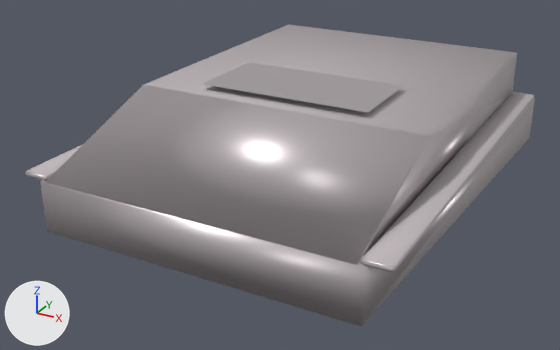
Renders of the glTF model prototype/assets/models/hulls/plate_scout_meridian.glb from each side of a commit.
The view is the same before and after, from a 50 mm lens placed at (3.3, -6.68, 2.78), pointed at (-0.2, -0.32, -0.4). The lights are fixed; the arrows at lower left show +X, +Y and +Z. The picture after the commit comes second. Vertices at exactly the same position are counted once.

Names of what the first picture shows: 'plate_scout_meridian'.
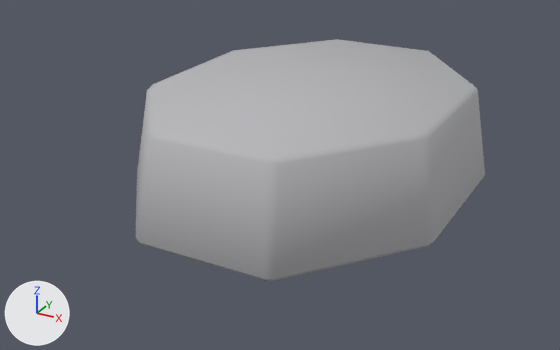
What differs and where, as boxes (x1, y1, x2, y2) in the pictures (560 x 350 px):
```json
{"object": "plate_scout_meridian", "change": "reshaped", "before": [25, 25, 535, 326], "after": [136, 39, 485, 282], "on screen": "32% narrower, 19% shorter"}
{"part": 1, "of": "me_plate_scout_meridian_mesh", "change": "rebuilt", "before": [40, 98, 535, 326], "after": [136, 39, 485, 282]}
{"part": 2, "of": "me_plate_scout_meridian_mesh", "change": "deleted", "before": [360, 92, 534, 272]}
{"part": 3, "of": "me_plate_scout_meridian_mesh", "change": "deleted", "before": [25, 144, 83, 180]}
{"part": 4, "of": "me_plate_scout_meridian_mesh", "change": "deleted", "before": [46, 25, 517, 265]}
{"part": 5, "of": "me_plate_scout_meridian_mesh", "change": "deleted", "before": [202, 62, 403, 112]}
```

Scene script edits in JSON lines:
```json
{"block": "me_plate_scout_meridian_mesh", "where": "# used by ob_plate_scout_meridian; location = (0.0, 0.0, 0.0)"}
{"op": "remove", "block": "me_plate_scout_meridian_mesh", "code": "me_plate_scout_meridian_mesh.from_pydata(...)  # 530 vertices, 1037 faces; spans x -1.75..1.75, y -2.25..2.25, z -0.5..0.56"}
{"op": "add", "block": "me_plate_scout_meridian_mesh", "code": "me_plate_scout_meridian_mesh.from_pydata(...)  # 48 vertices, 92 faces; spans x -1.61..1.61, y -2.07..2.07, z -0.5..0.5"}
{"block": "me_plate_scout_meridian_mesh", "change": "me_plate_scout_meridian_mesh part 1: the loose piece of 50 vertices spanning x -1.75..1.75, y -2.25..2.25, z -0.5..0.0 is rebuilt with 48 vertices and now spans x -1.61..1.61, y -2.07..2.07, z -0.5..0.5, in mat_plate_scout_meridian_structural_mat (light grey #bcbcbf)"}
{"block": "me_plate_scout_meridian_mesh", "change": "me_plate_scout_meridian_mesh part 2: the loose piece of 216 vertices spanning x 1.49..1.75, y -2.23..2.23, z -0.01..0.05 is deleted"}
{"block": "me_plate_scout_meridian_mesh", "change": "me_plate_scout_meridian_mesh part 3: the loose piece of 216 vertices spanning x -1.75..-1.49, y -2.23..2.23, z -0.01..0.05 is deleted"}
{"block": "me_plate_scout_meridian_mesh", "change": "me_plate_scout_meridian_mesh part 4: the loose piece of 44 vertices spanning x -1.49..1.49, y -2.24..2.25, z 0.0..0.5 is deleted"}
{"block": "me_plate_scout_meridian_mesh", "change": "me_plate_scout_meridian_mesh part 5: the loose piece of 4 vertices spanning x -0.88..0.88, y -0.68..0.22, z 0.56 is deleted"}
{"op": "remove", "block": "me_plate_scout_meridian_mesh", "code": "me_plate_scout_meridian_mesh.materials.append(mat_plate_scout_meridian_armor_mat)  # light grey #d0c8cb"}
```
